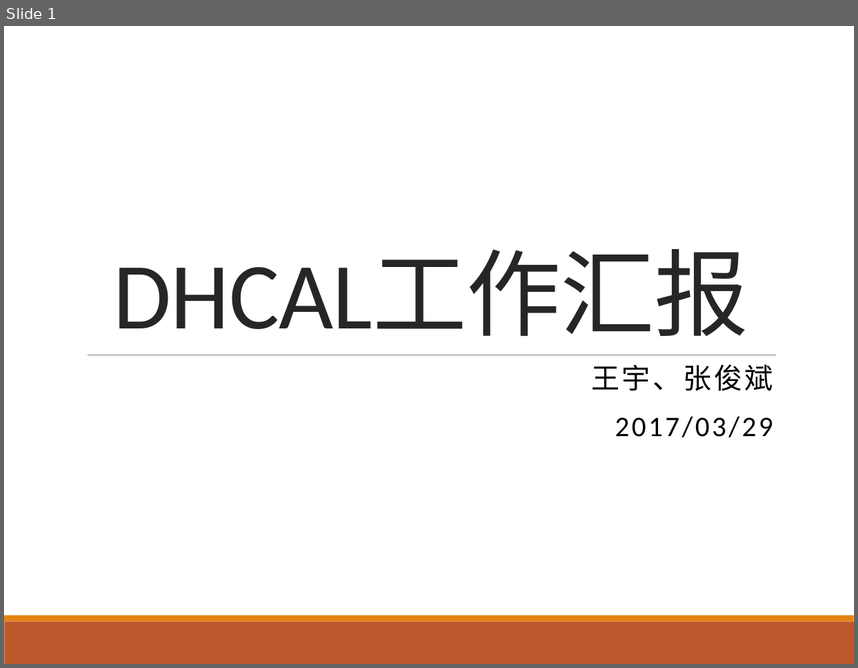
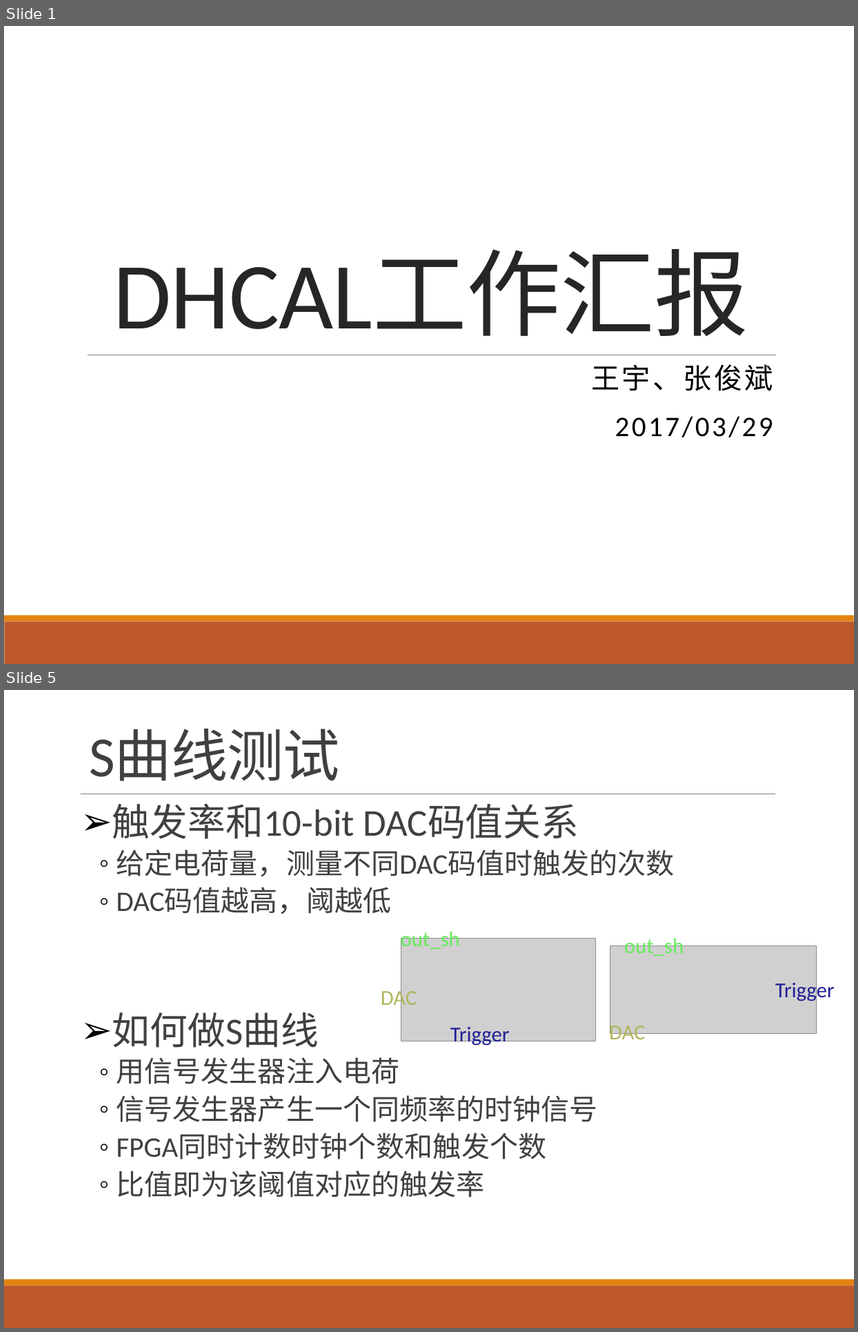
Before and after one commit to wyu0725/SDHCAL_DAQ, a slide deck: Slides/SDHCAL_20170329.pptx. Shown one above the other, each under a label of ours: slide 1 before the commit, slides 1 and 5 after it; the slides between them are not shown. The pictures are 858x668 and 858x1332 pixels, drawn with LibreOffice and Linux fonts; fonts in the diff are those of the drawing; grey boxes stand for pictures. Boxes give left, top, right and bottom in pixels: in the first picture for what was removed or moved away, otherwise in the second. Text is boxed around its words. In the diff, an @@ line names an element or a change of style, - is before the commit and + after.

```diff
--- a/Slides/SDHCAL_20170329.pptx
+++ b/Slides/SDHCAL_20170329.pptx
@@ slide 5 added at [4,690,854,1328], background #FFFFFF; not listed: 2 template elements that a slide beside it also shows @@
@@ title added at [89,729,340,781], 48 pt, text #404040 @@
+S曲线测试
@@ line added from (81, 793) to (775, 793), #808080 0.5 pt @@
@@ text added at [112,803,675,1197], 24 pt, text #404040 @@
+➢ 触发率和10-bit DAC码值关系
+  ◦ 给定电荷量，测量不同DAC码值时触发的次数
+  ◦ DAC码值越高，阈越低
+➢ 如何做S曲线
+  ◦ 用信号发生器注入电荷
+  ◦ 信号发生器产生一个同频率的时钟信号
+  ◦ FPGA同时计数时钟个数和触发个数
+  ◦ 比值即为该阈值对应的触发率
@@ group added at [381,928,595,1047]: 3 texts, 1 picture @@
+DAC
+Trigger
+out_sh
@@ group added at [609,935,835,1045]: 3 texts, 1 picture @@
+DAC
+Trigger
+out_sh
```
Also in this commit, not shown: 12 other slides added, 1 slide removed, 6 other files.
